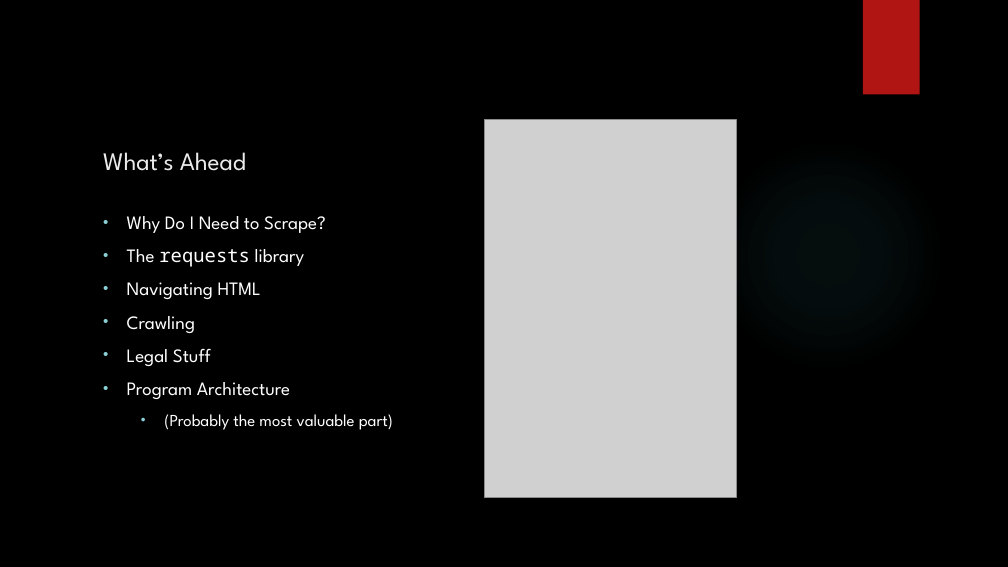
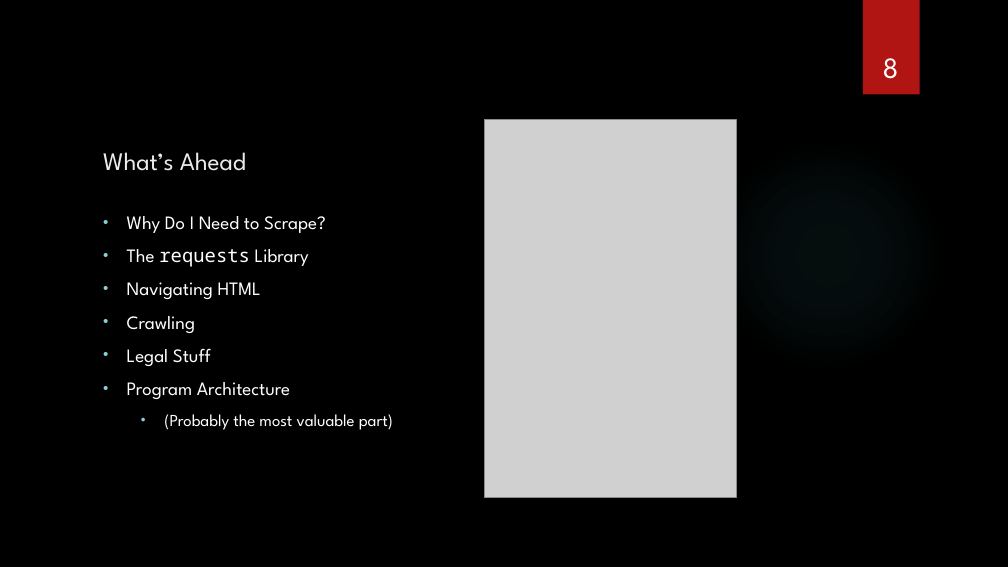
Before and after one commit to nicholas-vogt/modeling-march-madness, a slide deck: slide 8 of 1 Web Scraping.pptx (slide 6 before the commit). Drawn at 1008x567 pixels with LibreOffice and Linux fonts; fonts in the diff are those of the drawing; grey boxes stand for pictures; background and template pictures are left out. Boxes give left, top, right and bottom in pixels: in the first picture for what was removed or moved away, otherwise in the second. Text is boxed around its words. In the diff, an @@ line names an element or a change of style, - is before the commit and + after.

```diff
--- a/1 Web Scraping.pptx
+++ b/1 Web Scraping.pptx
@@ page number added at [883,58,899,79], 28 pt, text #FFFFFF @@
+8
@@ text at [127,249,309,267]: text changed @@
-• The requests library
+• The requests Library
```
Also in this commit, not shown: 34 other slides changed, 3 slides added, 1 slide removed, 3 other files.
